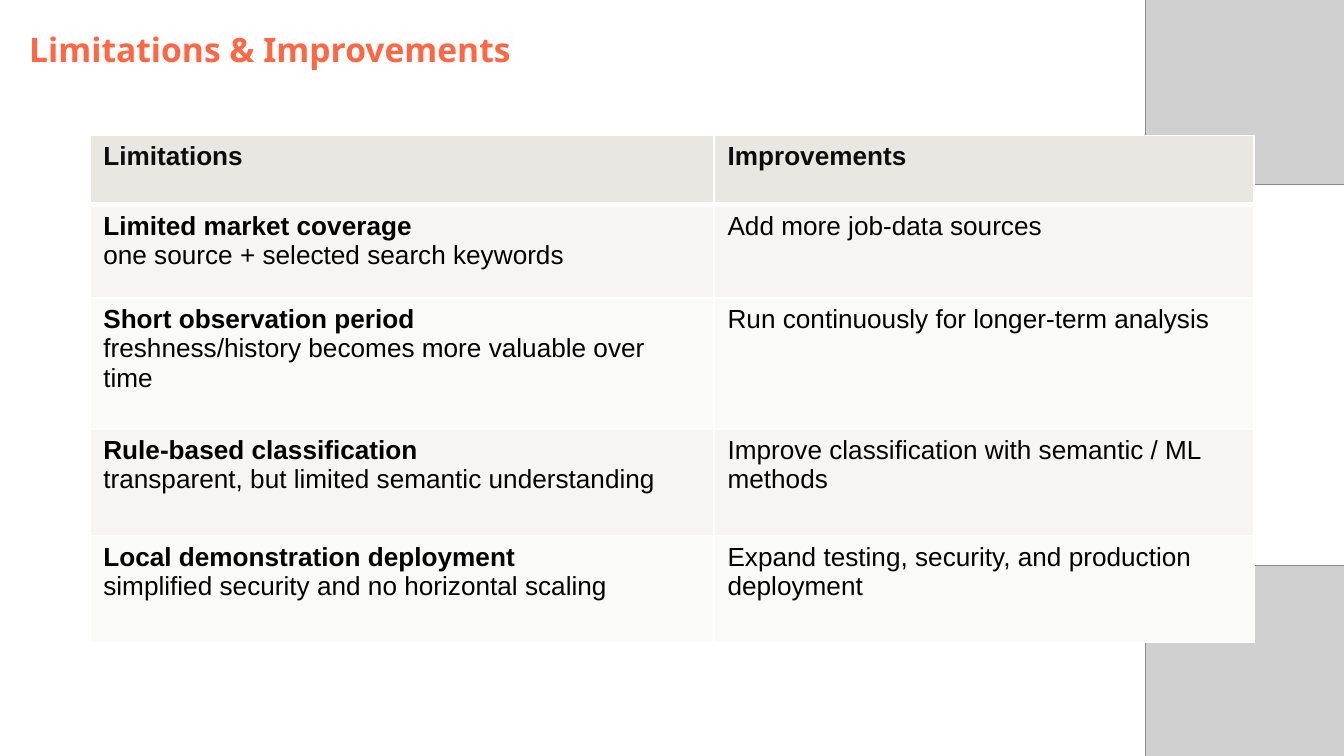
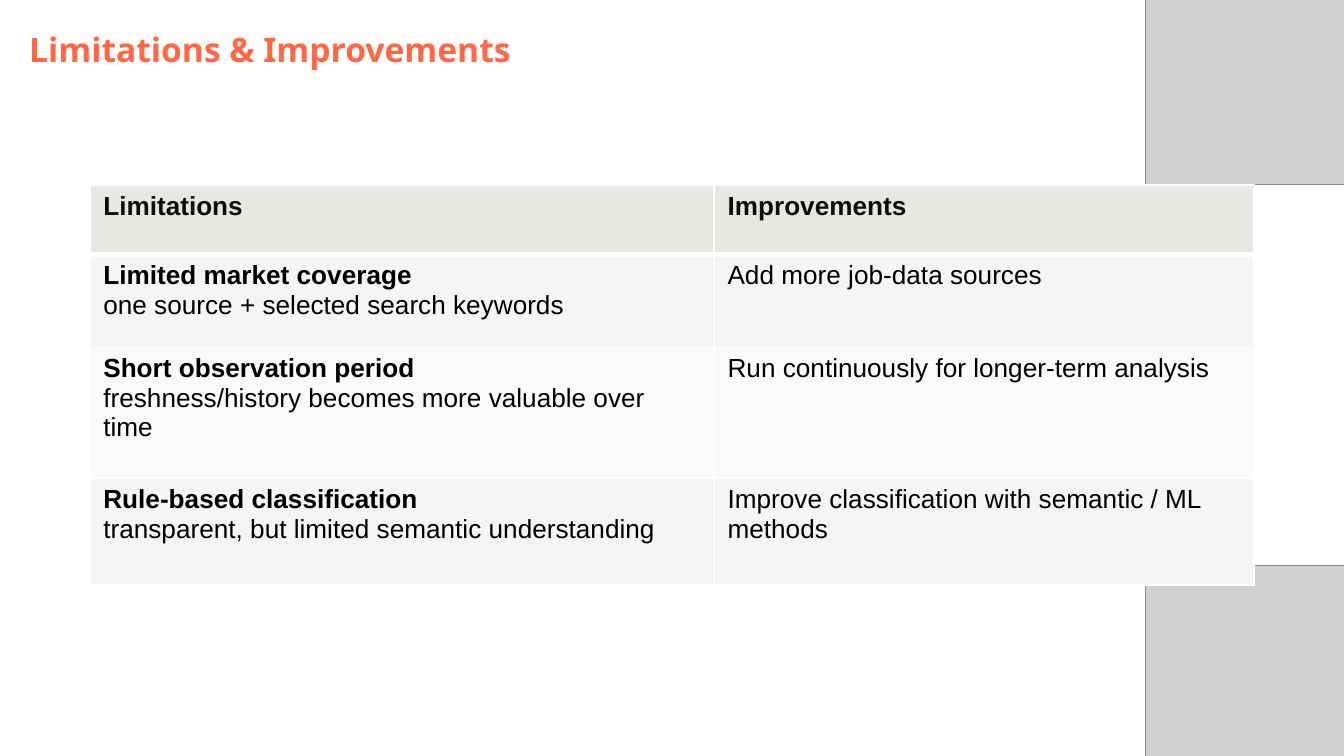
Before and after one commit to DataScientest-Studio/jun26bde-job-market, a slide deck: slide 13 of docs/defence/Defence.pptx (slide 14 before the commit). Drawn at 1344x756 pixels with LibreOffice and Linux fonts; fonts in the diff are those of the drawing; grey boxes stand for pictures; background and template pictures are left out. Boxes give left, top, right and bottom in pixels: in the first picture for what was removed or moved away, otherwise in the second. Text is boxed around its words. In the diff, an @@ line names an element or a change of style, - is before the commit and + after.

```diff
--- a/docs/defence/Defence.pptx
+++ b/docs/defence/Defence.pptx
@@ table at bbox=[90, 184, 1254, 562] @@
-row 5: Local demonstration deployment simplified security and no horizontal scaling | Expand testing, security, and production deployment
@@ table: place and size @@
-table at bbox=[90, 136, 1254, 621]
+table at bbox=[90, 184, 1254, 562]
```
Also in this commit, not shown: 9 other slides changed, 6 slides added, 5 slides removed, 23 other files.
